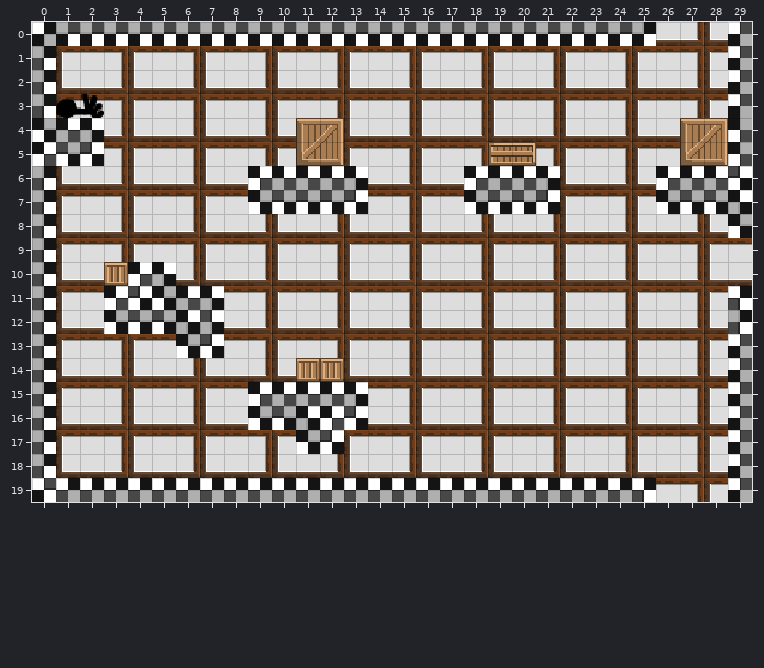
Tiled map, stored at Assets/maps/HubRooms/2 - Lower Class Rooms/B4 room.tmx. Above: the version before the commit.
Cells are 16x16 px. Shown: x 0..29, y 0..19.
Once edited:
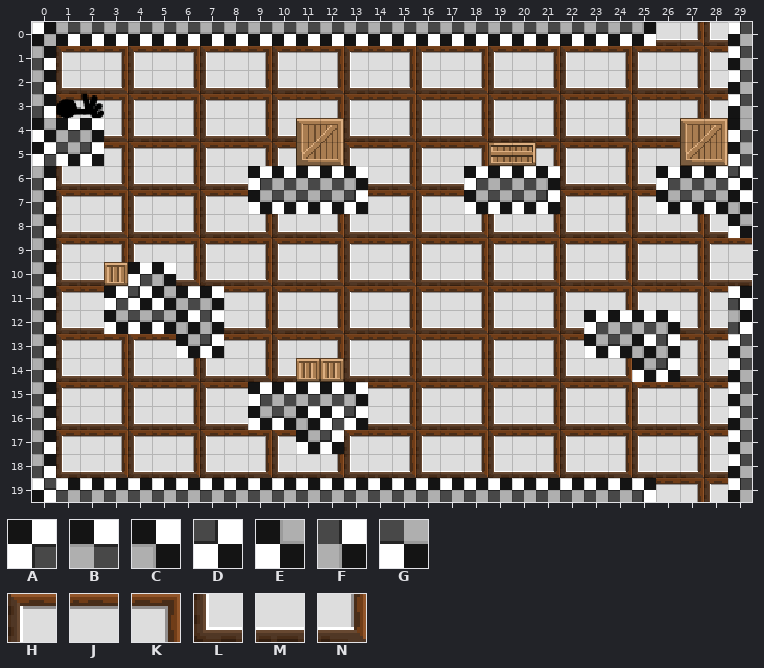
Key: from "Checkboard tileset": A 0, B 1, C 2, D 3, E 4, F 7, G 11; from "Timberframe Wallstileset": H 0, J 1, K 2, L 10, M 11, N 12.
_ is an empty cell.
From old to new:
Layer "bkg_close":
The edit turns tile M into tile A in row 12 at x 23.
The edit turns tile L into tile B in row 12 at x 25.
The edit turns tile N into tile B in row 12 at x 24.
The edit turns tile H into tile C in row 13 at x 25.
The edit turns tile M into tile C in row 12 at x 26.
The edit turns tile M into tile D in row 14 at x 26.
The edit turns tile J into tile E in row 13 at x 23.
The edit turns tile L into tile E in row 14 at x 25.
The edit turns tile J into tile F in row 13 at x 26.
The edit turns tile K into tile G in row 13 at x 24.
Where, in picture pixels (left, top, right, bottom), the same in both pictures:
changed: (584, 310, 680, 382)
